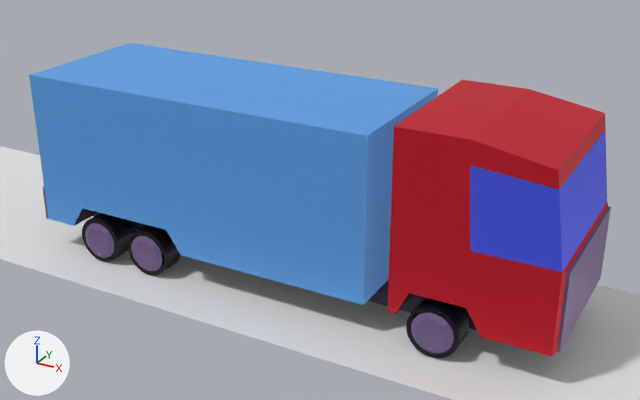
An edit to the glTF model models/kamion.glb, drawn before and after from the same camera.
One viewpoint serves both versions: a 50 mm camera at (5.12, -8.73, 5.47) aimed at (0.3, 0.04, 1.08). Every picture has the same lights, and +X, +Y and +Z are marked at lower left. Where no turn or scale is listed for an object, it has been applied to the vertices. Vertices at the same position are counted once.

Objects in the first picture: 'Plane', 'kamion'.
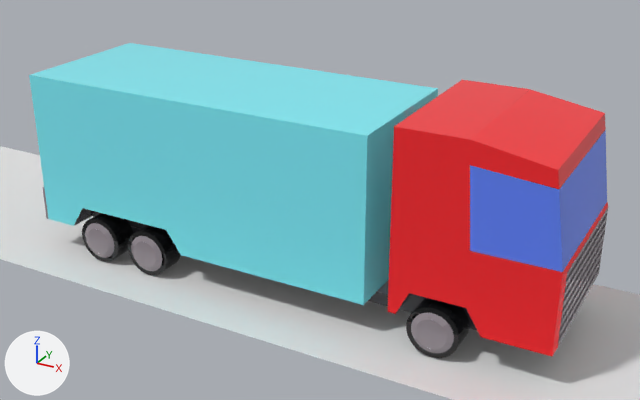
Boxes (x1, y1, x2, y2) around the edits, measured in the pictures (640 x 400 px):
'kamion', recoloured, reshaped: before (29, 43, 611, 358); after (29, 43, 608, 358)
part 1 of me_kamion, built on: before (131, 207, 611, 356); after (131, 208, 608, 356)

What changed in the scene script:
```text
Change mat_kamion:
    where n0 = _N.new('ShaderNodeBsdfPrincipled'); n0.name = 'Principled BSDF'
    remove n0.inputs[1].default_value = 0.436  # 'Metallic'
    n0.inputs[2].default_value: 0.491 -> 0.0  # 'Roughness'
    remove n2 = _N.new('ShaderNodeMix'); n2.name = 'Mix'
    remove n2.data_type = 'RGBA'
    remove n2.blend_type = 'MULTIPLY'
    remove n2.inputs[0].default_value = 1.0  # 'Factor'
    remove n2.inputs[7].default_value = (0.677, 0.513, 1.0, 1.0)  # 'B', purple #d7beff
    where n3 = _N.new('ShaderNodeTexImage'); n3.name = 'Image Texture'
    remove _L.new(n2.outputs[2], n0.inputs[0])  # 'Result' to 'Base Color'
    remove _L.new(n3.outputs[0], n2.inputs[6])  # 'Color' to 'A'
    add _L.new(n3.outputs[0], n0.inputs[0])  # 'Color' to 'Base Color'
Change me_kamion:
    used by ob_kamion; location = (-1.647, 0.895, 0.32)
    remove me_kamion.from_pydata(...)  # 1429 vertices, 3540 faces; spans x -1.73..5.23, y -1.9..0.18, z -0.3..2.24
    add me_kamion.from_pydata(...)  # 1523 vertices, 3728 faces; spans x -1.73..5.2, y -1.9..0.18, z -0.3..2.24
    me_kamion part 1
    6 vertices are removed from x 5.2..5.23, y -1.77..0.04, z 0.12..1.03
    17 faces are deleted
    4 vertices in x -1.1..4.94, y -1.5..-0.24, z 0.06 move by (0.0, 0.0, 0.04)
    38 vertices are added at x 5.15..5.2, y -1.77..0.04, z 0.12..1.03
    34 new vertices lie (0.0, 1.81, 0.0) away from vertices in x 5.15..5.2, y -1.77, z 0.12..1.03
    28 new vertices lie (0.05, 0.0, 0.0) away from vertices in x 5.15, y -1.77..0.04, z 0.24..0.97
    205 new faces join them
```
